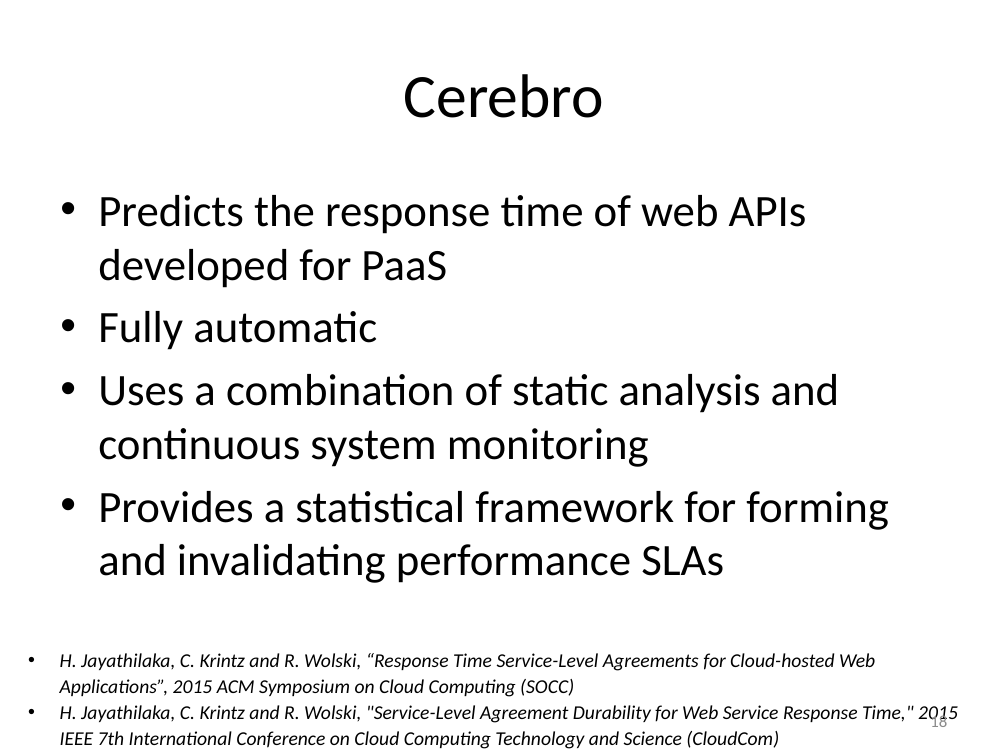
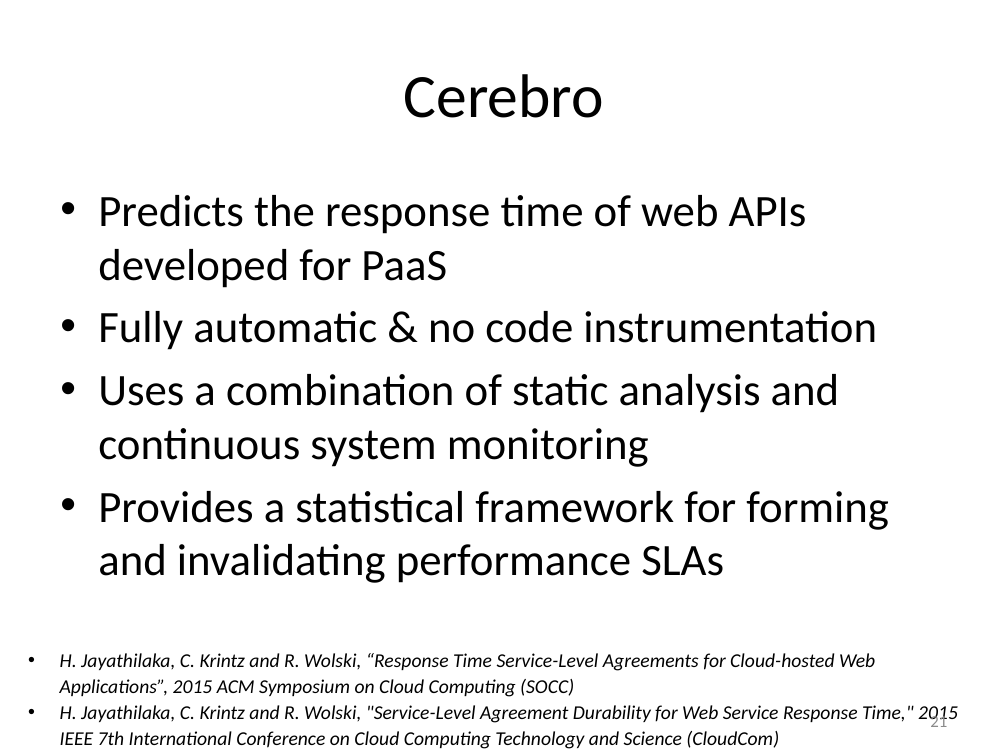
Before and after one commit to Dithn/eager-appscale, a slide deck: slide 21 of Eager/elk-experiment/appserver/system_design.pptx (slide 18 before the commit). Drawn at 1008x756 pixels with LibreOffice and Linux fonts; fonts in the diff are those of the drawing. Boxes give left, top, right and bottom in pixels: in the first picture for what was removed or moved away, otherwise in the second. Text is boxed around its words. In the diff, an @@ line names an element or a change of style, - is before the commit and + after.

```diff
--- a/Eager/elk-experiment/appserver/system_design.pptx
+++ b/Eager/elk-experiment/appserver/system_design.pptx
@@ text at <box>98,311,877,350</box>: text changed @@
-• Fully automatic
+• Fully automatic & no code instrumentation
@@ page number at <box>930,714,947,727</box>: text changed @@
-18
+21
```
Also in this commit, not shown: 9 other slides changed, 4 slides added.
